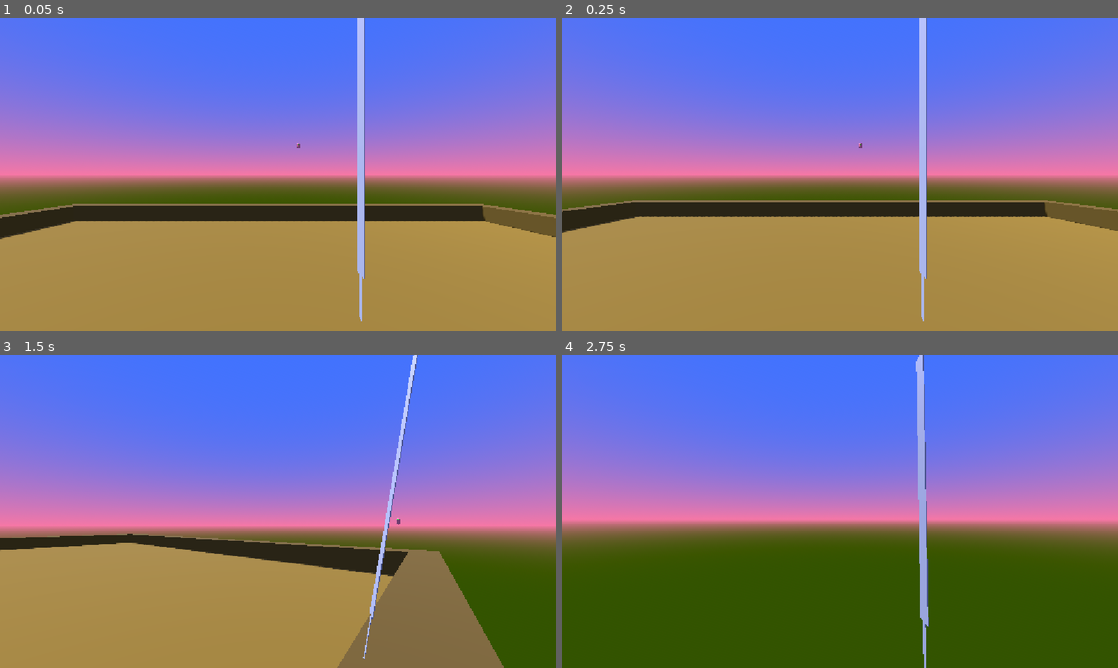
Above: before the commit, frames 1-4 (two rows, left to right).
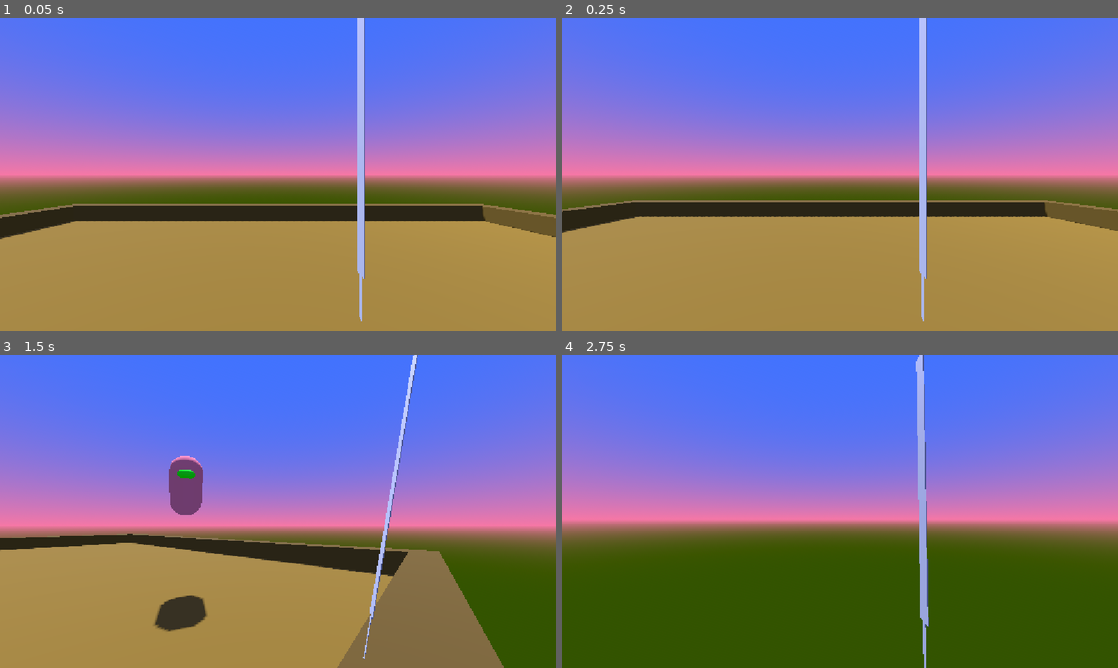
Above: after the commit, the same moments.

Repository: emchar1/revanitz-rpg
Game: Godot game, scene res://scenes/combat/battle_generator.tscn
The game is run twice, just before and just after one commit, with the same random seed, the same clock (stepped at 60 frames per second) and the same inputs. This scene is started directly instead of the project's main scene.
Inputs (mouse positions are in pixels of both pictures, inside the frame that each line leads up to):
- Up to frame 1 (0.05 s): no input
- Up to frame 2 (0.25 s): no input
- Up to frame 3 (1.5 s): move the mouse to (400, 495) at 0.52 s; hold D (input_right) 0.53-1.28 s; tap Keypad Enter (input_freefly) at 0.6 s; click (400, 495) at 0.67 s; tap Space (input_jump) at 0.77 s; move the mouse to (250, 511) at 1.27 s; hold W (input_forward) from 1.28 s (still down); click (250, 511) at 1.35 s
- Up to frame 4 (2.75 s): keep holding W (input_forward); tap Space (input_jump) at 1.52 s; move the mouse to (851, 505) at 2.02 s; tap Shift (input_sprint) at 2.1 s

The runs differ from the first frame. In frame 1, less than 0.1% of the frame differs, in the area x 53-54%, y 40-42%; in frame 2, less than 0.1%; in frame 3, 1.8%, in the area x 27-72%, y 32-89%; in frame 4, nothing differs.

Commit message:
Refactor.

Diff:
--- a/scenes/combat/battle_generator.tscn
+++ b/scenes/combat/battle_generator.tscn
@@ -157,7 +157,7 @@
 player_path = NodePath("../../../Player")
 
 [node name="Enemy2" parent="NavigationRegion3D/Enemies" unique_id=210315386 instance=ExtResource("2_uvrgi")]
-transform = Transform3D(-1, 0, -8.742278e-08, 0, 1, 0, 8.742278e-08, 0, -1, 80, 15, 8)
+transform = Transform3D(-1, 0, -8.742278e-08, 0, 1, 0, 8.742278e-08, 0, -1, 8, 15, 8)
 direction = Vector3(0.5, 0, 1)
 player_path = NodePath("../../../Player")
 
